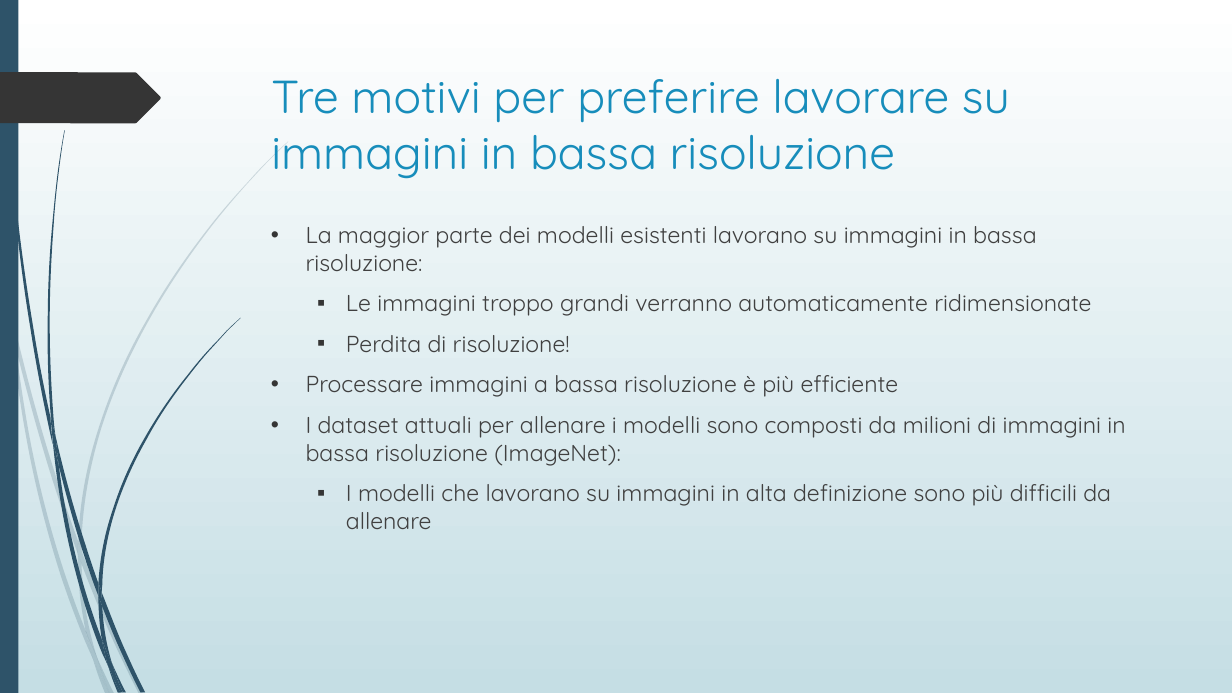
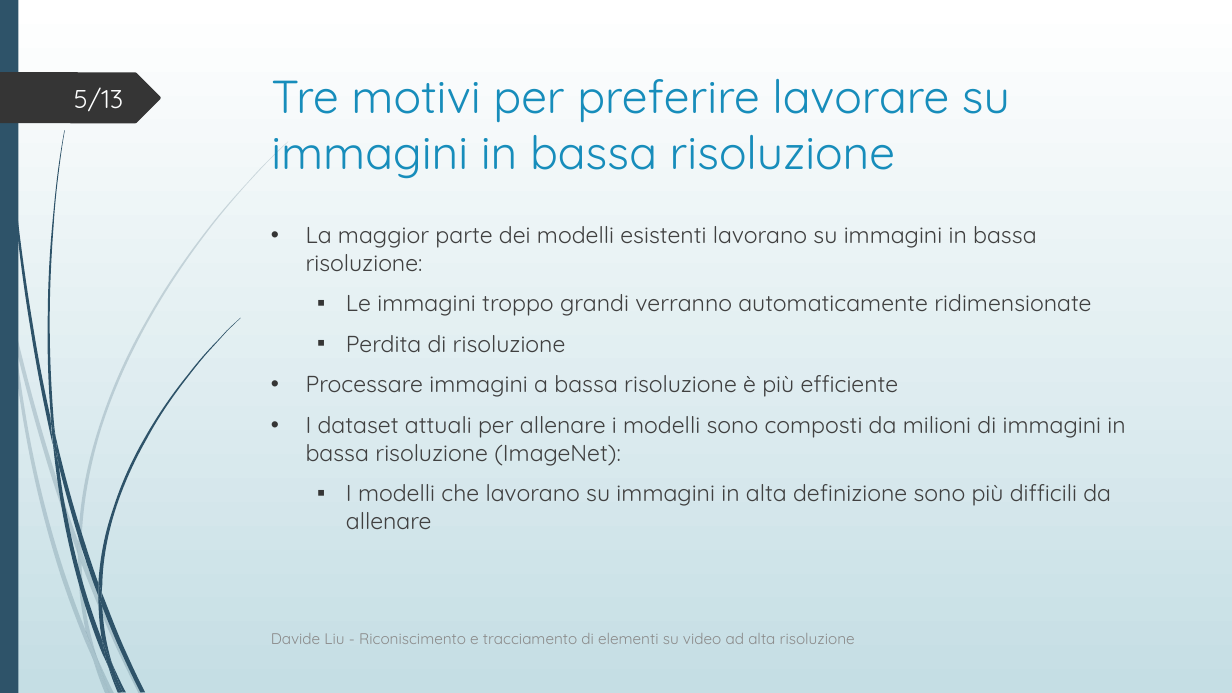
Before and after one commit to davide97l/Tesi-Laurea-Triennale, a slide deck: slide 5 of presentazione_tesi.pptx. Drawn at 1232x693 pixels with LibreOffice and Linux fonts; fonts in the diff are those of the drawing. Boxes give left, top, right and bottom in pixels: in the first picture for what was removed or moved away, otherwise in the second. Text is boxed around its words. In the diff, an @@ line names an element or a change of style, - is before the commit and + after.

```diff
--- a/presentazione_tesi.pptx
+++ b/presentazione_tesi.pptx
@@ page number added at box(74, 87, 123, 112), 20 pt, text #FEFFFF @@
+5/13
@@ text at box(346, 335, 566, 352): text changed @@
-  ▪ Perdita di risoluzione!
+  ▪ Perdita di risoluzione
@@ text added at box(271, 633, 855, 644), 12 pt, text #8C8C8C @@
+Davide Liu - Riconiscimento e tracciamento di elementi su video ad alta risoluzione
```
Also in this commit, not shown: 12 other slides changed, 6 other files.
